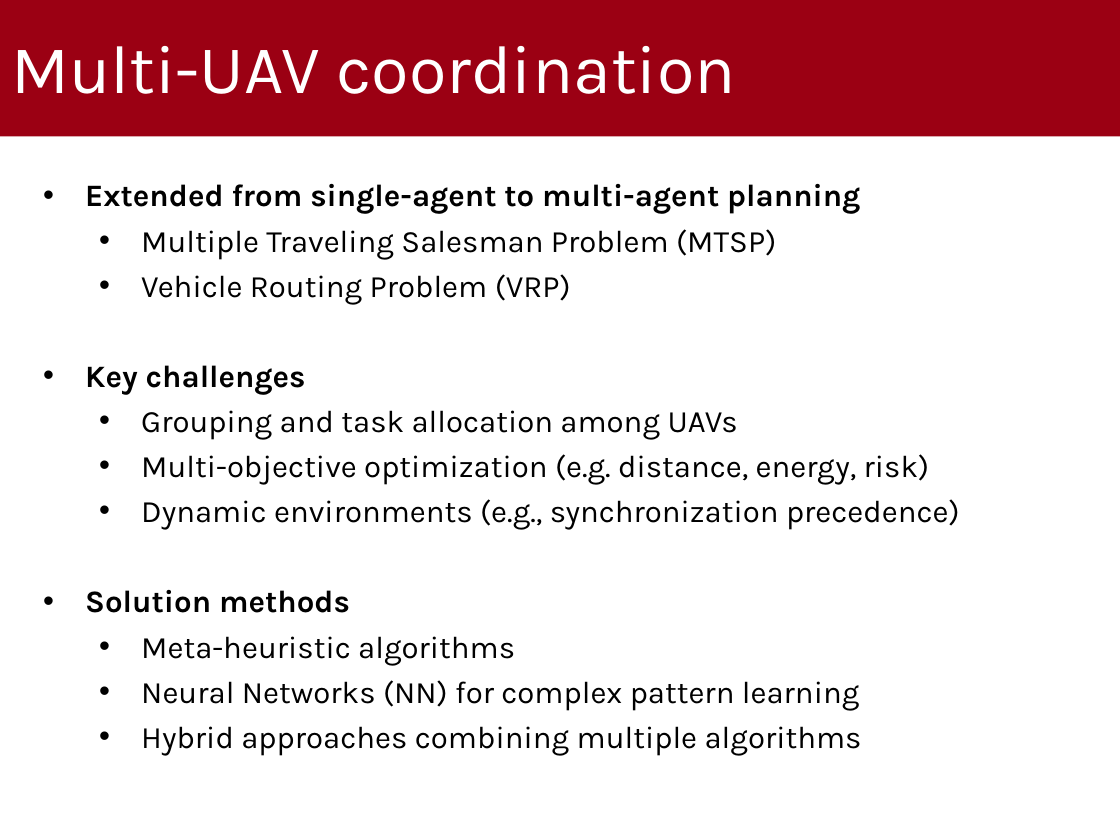
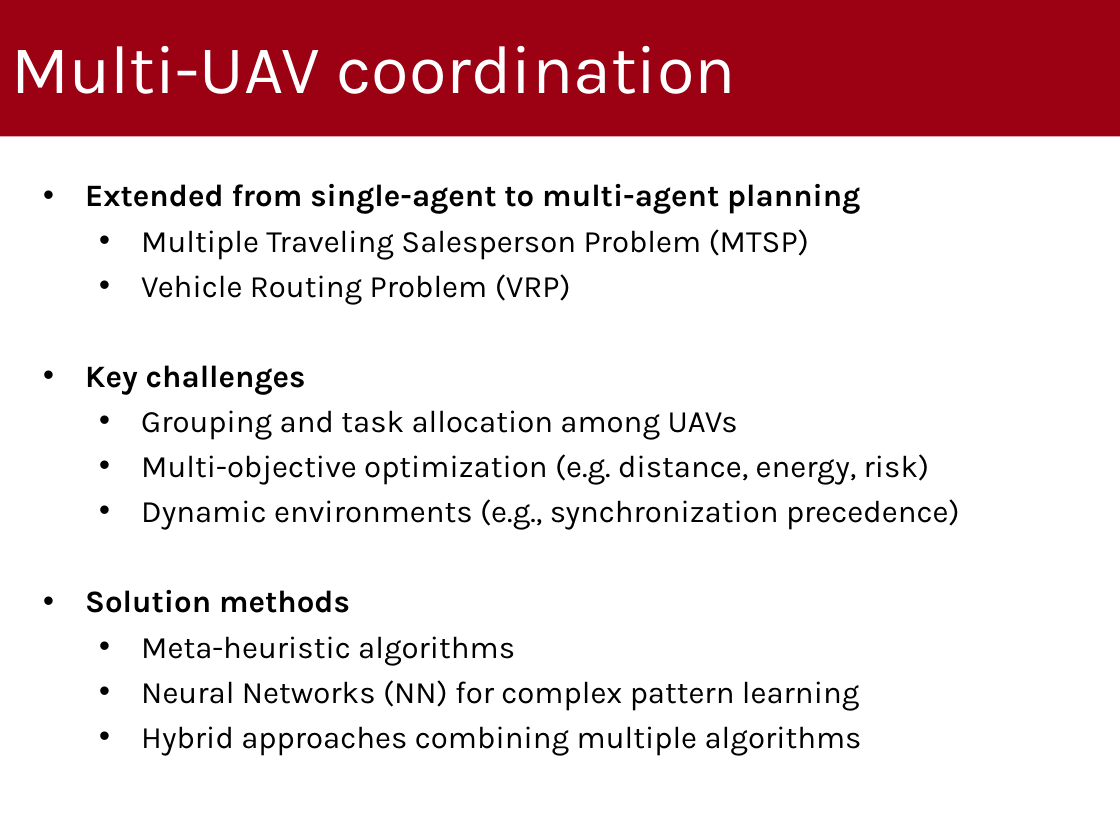
Before and after one commit to gabrielrovesti/WNMA-UAV-Route-Planning-Survey, a slide deck: slide 10 of 2 - Slides/UAV Route Planning Strategies.pptx (slide 11 before the commit). Drawn at 1120x840 pixels with LibreOffice and Linux fonts; fonts in the diff are those of the drawing; background and template pictures are left out. Boxes give left, top, right and bottom in pixels: in the first picture for what was removed or moved away, otherwise in the second. Text is boxed around its words. In the diff, an @@ line names an element or a change of style, - is before the commit and + after.

```diff
--- a/2 - Slides/UAV Route Planning Strategies.pptx
+++ b/2 - Slides/UAV Route Planning Strategies.pptx
@@ text at (x1=141, y1=229, x2=809, y2=260): text changed @@
-  • Multiple Traveling Salesman Problem (MTSP)
+  • Multiple Traveling Salesperson Problem (MTSP)
```
Also in this commit, not shown: 17 other slides changed, 1 slide removed, 2 other files.
